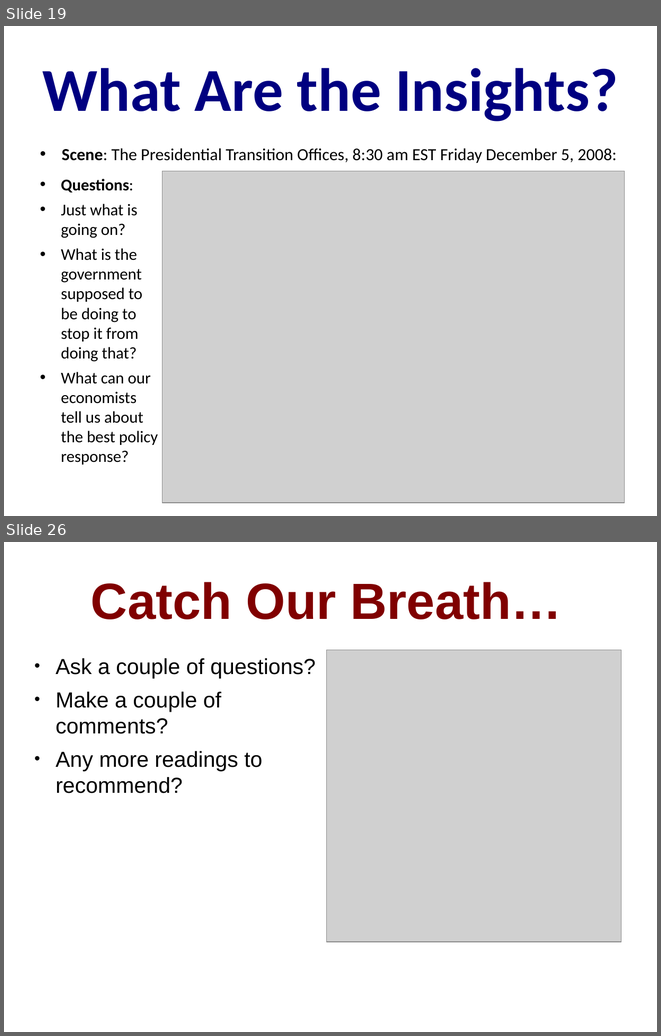
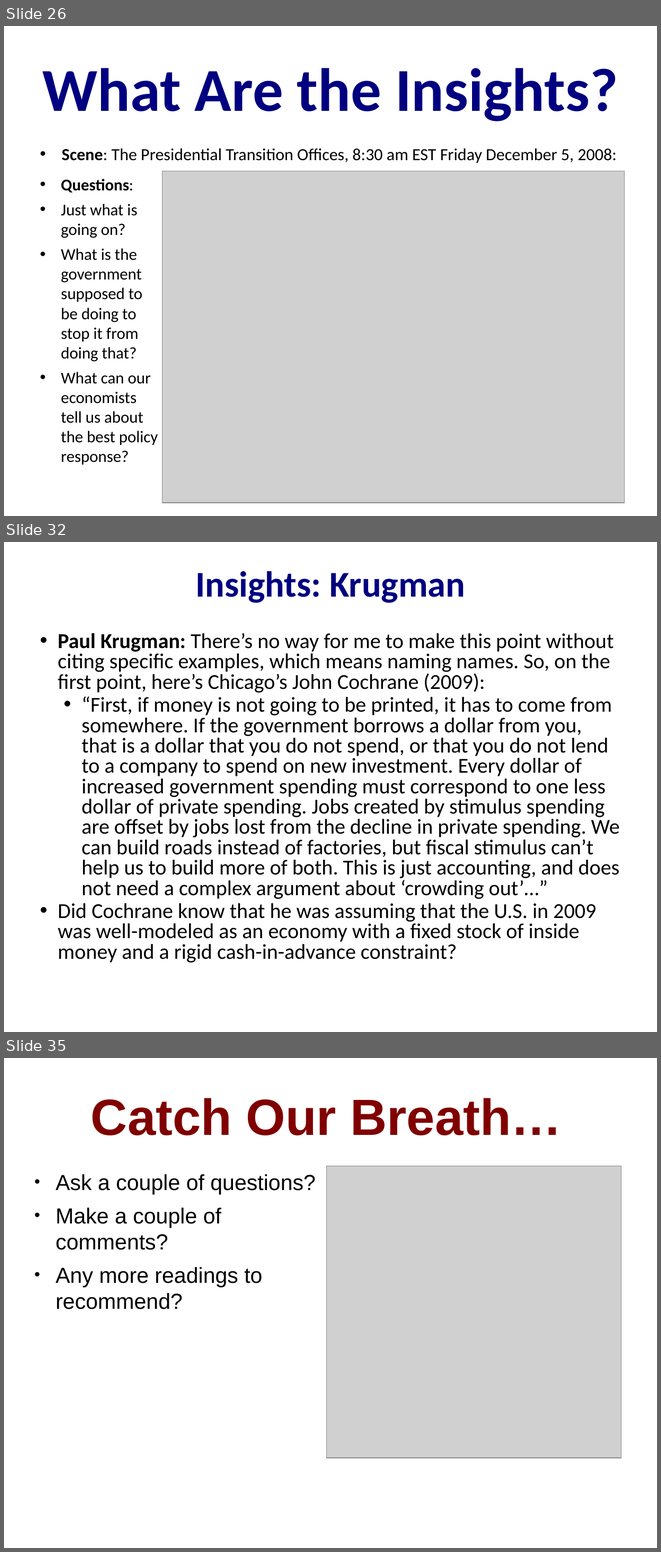
Before and after one commit to DavidLJ/public-files, a slide deck: econ-210a-lecture-1a.pptx. Shown one above the other, each under a label of ours: slides 19 and 26 before the commit, slides 26, 32 and 35 after it; the slides between them are not shown. The pictures are 661x1036 and 661x1552 pixels, drawn with LibreOffice and Linux fonts; fonts in the diff are those of the drawing; grey boxes stand for pictures. Boxes give left, top, right and bottom in pixels: in the first picture for what was removed or moved away, otherwise in the second. Text is boxed around its words. In the diff, an @@ line names an element or a change of style, - is before the commit and + after.

```diff
--- a/econ-210a-lecture-1a.pptx
+++ b/econ-210a-lecture-1a.pptx
@@ slide 32 added at (x1=4, y1=542, x2=657, y2=1032), background #FFFFFF @@
@@ title added at (x1=196, y1=571, x2=465, y2=603), 40 pt, text #000080, bold @@
+Insights: Krugman
@@ text added at (x1=58, y1=633, x2=620, y2=962), 23.4 pt, text #000000 @@
+• Paul Krugman: There’s no way for me to make this point without citing specific examples, which means naming names. So, on the first point, here’s Chicago’s John Cochrane (2009):
+  • “First, if money is not going to be printed, it has to come from somewhere. If the government borrows a dollar from you, that is a dollar that you do not spend, or that you do not lend to a company to spend on new investment. Every dollar of increased government spending must correspond to one less dollar of private spending. Jobs created by stimulus spending are offset by jobs lost from the decline in private spending. We can build roads instead of factories, but fiscal stimulus can’t help us to build more of both. This is just accounting, and does not need a complex argument about ‘crowding out’…”
+• Did Cochrane know that he was assuming that the U.S. in 2009 was well-modeled as an economy with a fixed stock of inside money and a rigid cash-in-advance constraint?
@@ what was slide 19 is now slide 26 @@
@@ what was slide 26 is now slide 35 @@
```
Also in this commit, not shown: 9 slides changed, 8 other slides added, 5 other files.
